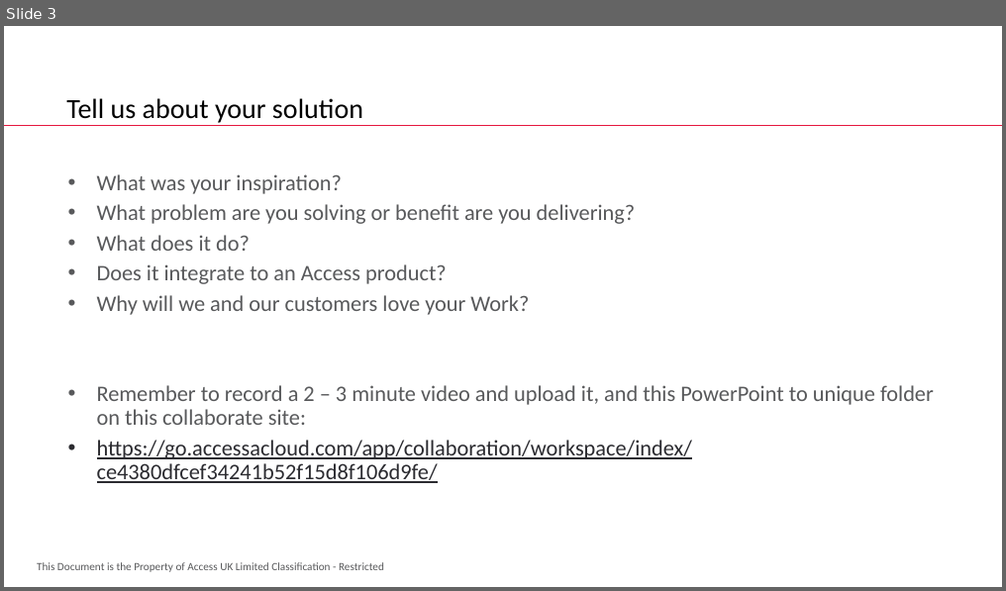
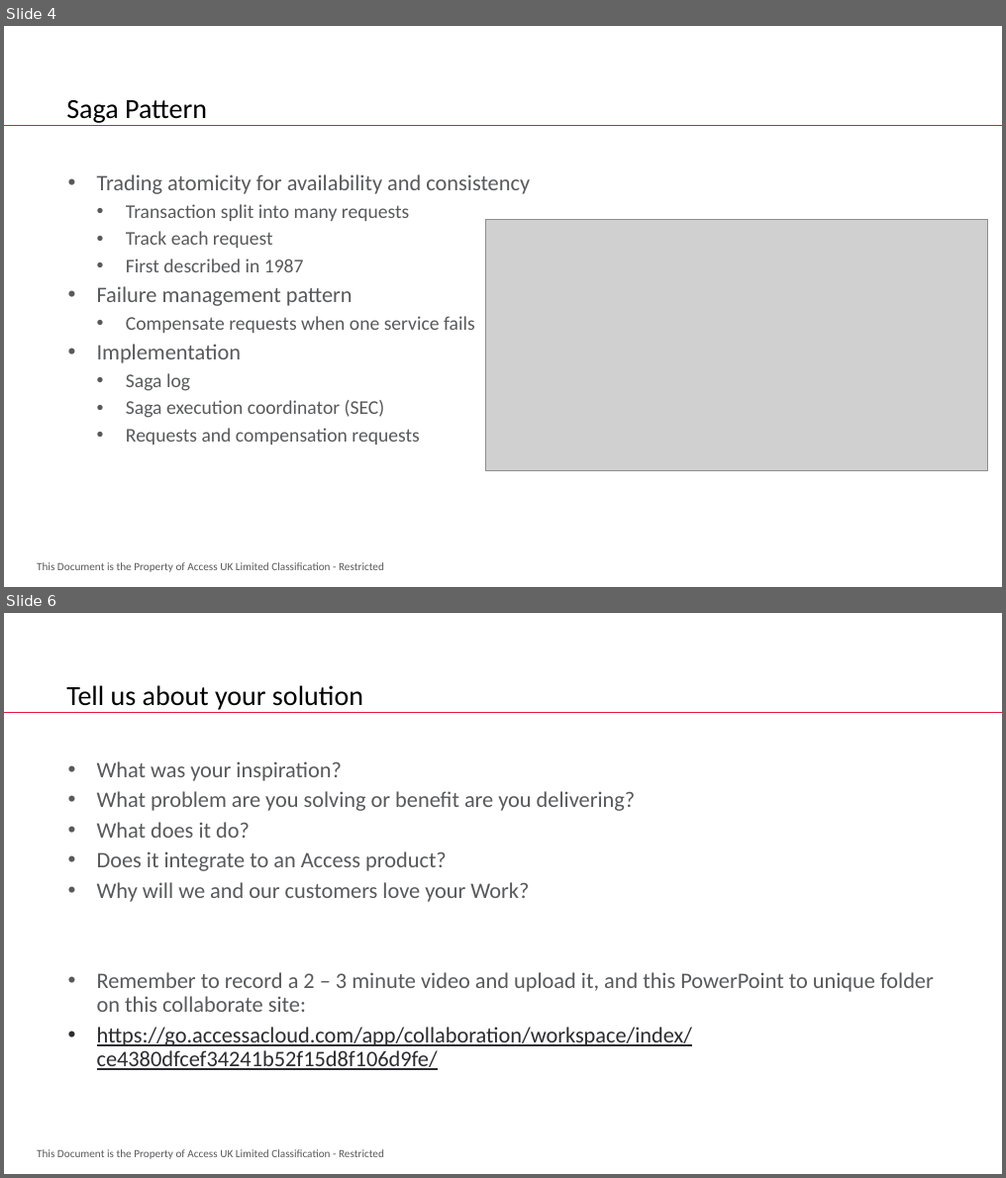
Before and after one commit to sgenache/FreedomFridayServerless, a slide deck: docs/freedom friday.pptx. Shown one above the other, each under a label of ours: slide 3 before the commit, slides 4 and 6 after it; the slides between them are not shown. The pictures are 1006x591 and 1006x1178 pixels, drawn with LibreOffice and Linux fonts; fonts in the diff are those of the drawing; grey boxes stand for pictures; background and template pictures are left out. Boxes give left, top, right and bottom in pixels: in the first picture for what was removed or moved away, otherwise in the second. Text is boxed around its words. In the diff, an @@ line names an element or a change of style, - is before the commit and + after.

```diff
--- a/docs/freedom friday.pptx
+++ b/docs/freedom friday.pptx
@@ slide 4 added at [4, 26, 1002, 587], background #FFFFFF; not listed: 2 template elements that a slide beside it also shows @@
@@ title added at [66, 100, 207, 123], 20 pt, text #000000 @@
+Saga Pattern
@@ text added at [97, 174, 530, 445], 14 pt, text #58595B @@
+  • Trading atomicity for availability and consistency
+    • Transaction split into many requests
+    • Track each request
+    • First described in 1987
+  • Failure management pattern
+    • Compensate requests when one service fails
+  • Implementation
+    • Saga log
+    • Saga execution coordinator (SEC)
+    • Requests and compensation requests
@@ picture added at [486, 220, 988, 472] @@
@@ what was slide 3 is now slide 6 @@
```
Also in this commit, not shown: 2 slides changed, 2 other slides added.
